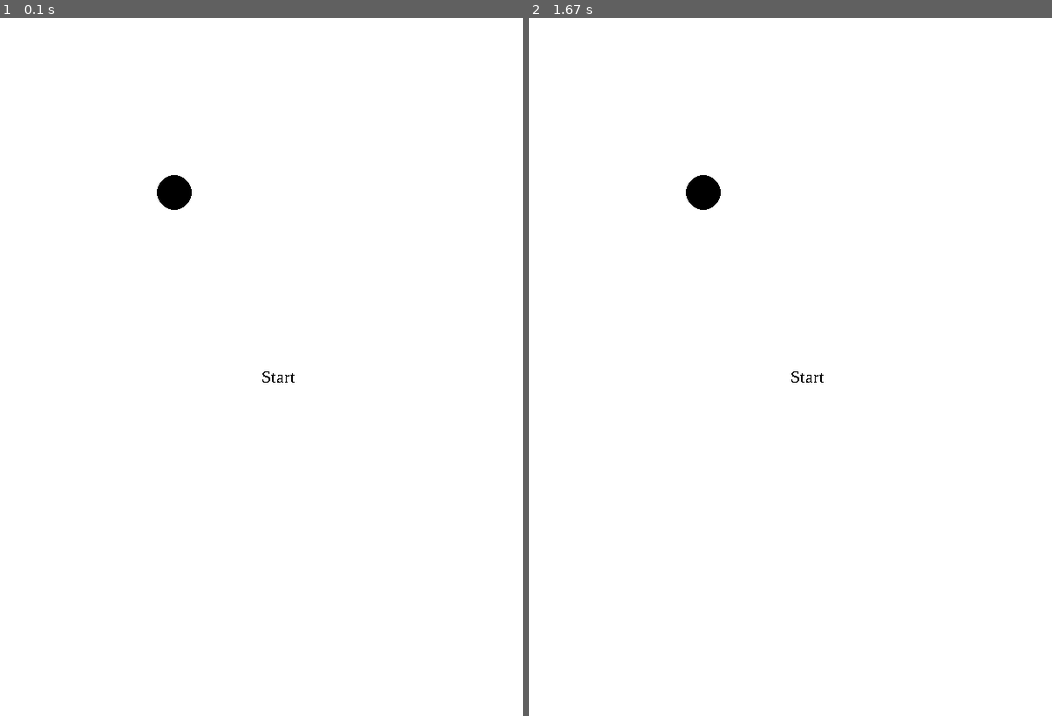
Above: before the commit, frames 1-2 (left to right).
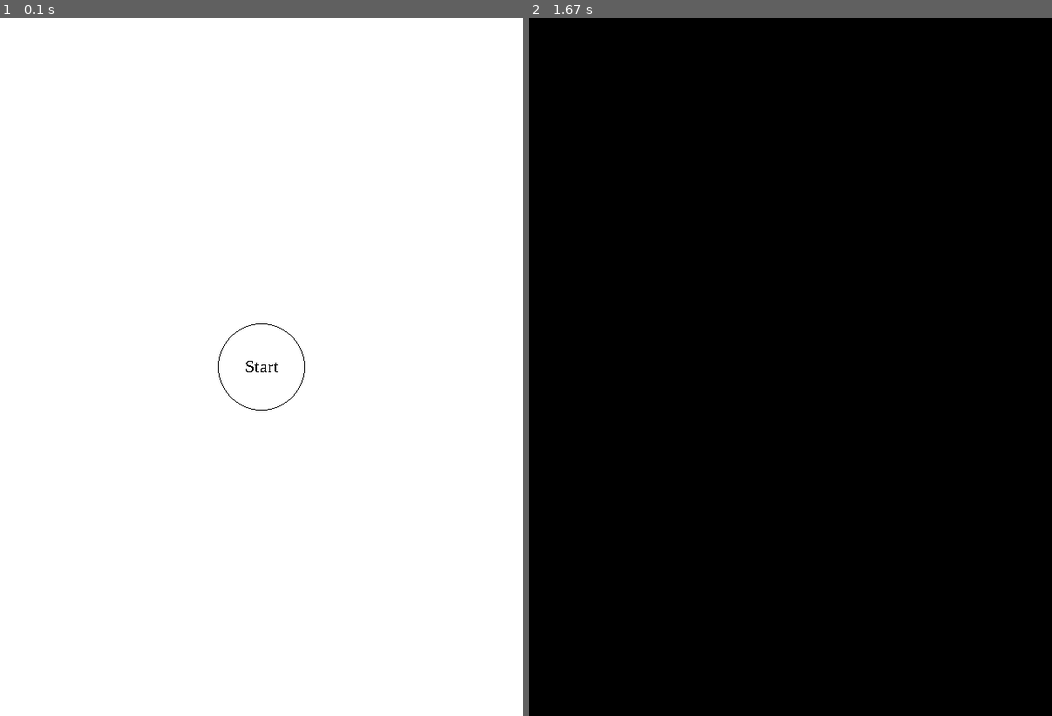
Above: after the commit, the same moments.

Repository: Woookeyyy/C_Projects
Game: pygame game, started from Pygame/main.py
Two runs of this game, one before a commit and one after it. Both use one fixed random seed, a clock stepped at 60 frames per second and the inputs below.
Inputs:
- Up to frame 1 (0.1 s): no input
- Up to frame 2 (1.67 s): click "Start" at 0.38 s

The runs differ from the first frame. In frame 1, 0.4% of the frame differs, in the area x 30-59%, y 22-57%; in frame 2, 100%, in the area x 0-100%, y 0-100%.

Commit message:
Mouse Down

Diff:
--- a/Pygame/main.py
+++ b/Pygame/main.py
@@ -1,10 +1,14 @@
-import pygame
+import pygame, random
+
+from pygame import color
 
 pygame.init()
 
 white = (255,255,255)
 black = (0,0,0,0)
-
+red = (255,0,0)
+blue = (0,0,255)
+green =(0,255,0)
 x = 600
 y = 800
 z = [x,y]
@@ -19,13 +23,16 @@
 python = pygame.image.load('IMG.jpg')
 window = True
 clock = pygame.time.Clock()
-
+click = 0
+colors = [white,black,red,blue,green]
+fill = white
 
 
 while window:
     font = pygame.font.SysFont('timesnewroman', 20)
     text = font.render('Start', 0, black)
     for event in pygame.event.get():
+        cursor_x, cursor_y = pygame.mouse.get_pos()
         if event.type == pygame.QUIT:
             window = False
             """
@@ -51,10 +58,21 @@
     move_x += change_x
     move_y += change_y
     """
-    surface.fill(white)
+        if event.type == pygame.MOUSEBUTTONDOWN:
+            if ((300-cursor_x)**2+(400-cursor_y)**2) < 2500:
+                fill = random.choice(colors)
+
+
+
+
+
+
+    surface.fill(fill)
     #surface.blit(python, (move_x,move_y))
-    surface.blit(text,(300,400))
-    pygame.draw.circle(surface, black, (200,200), 20)
+    surface.blit(text,(x//2-19,y//2-12))
+    pygame.draw.circle(surface, black, (x//2,y//2), 50,1)
+
+
     win.update()
     clock.tick(30)
 pygame.quit()
